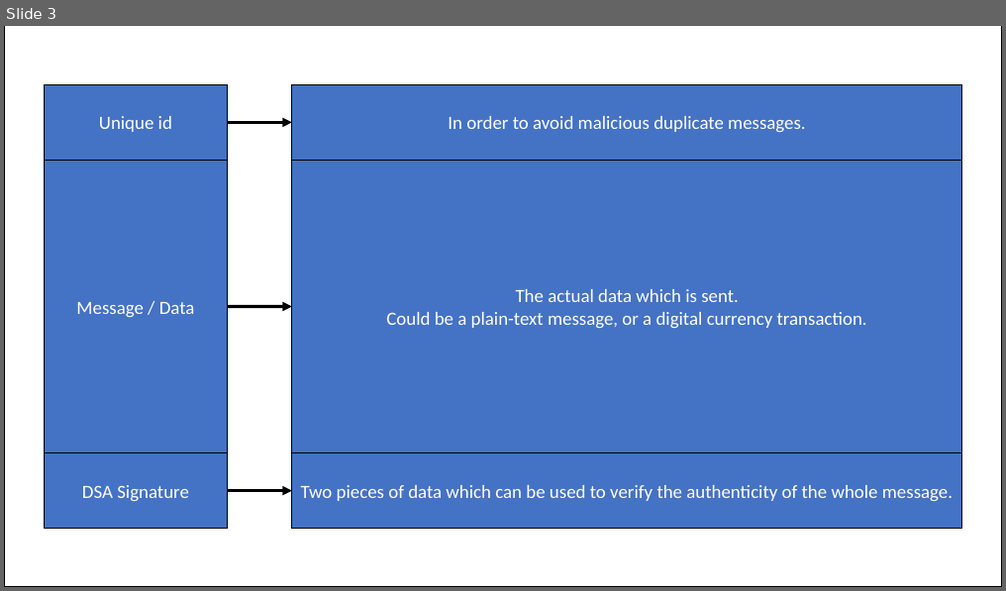
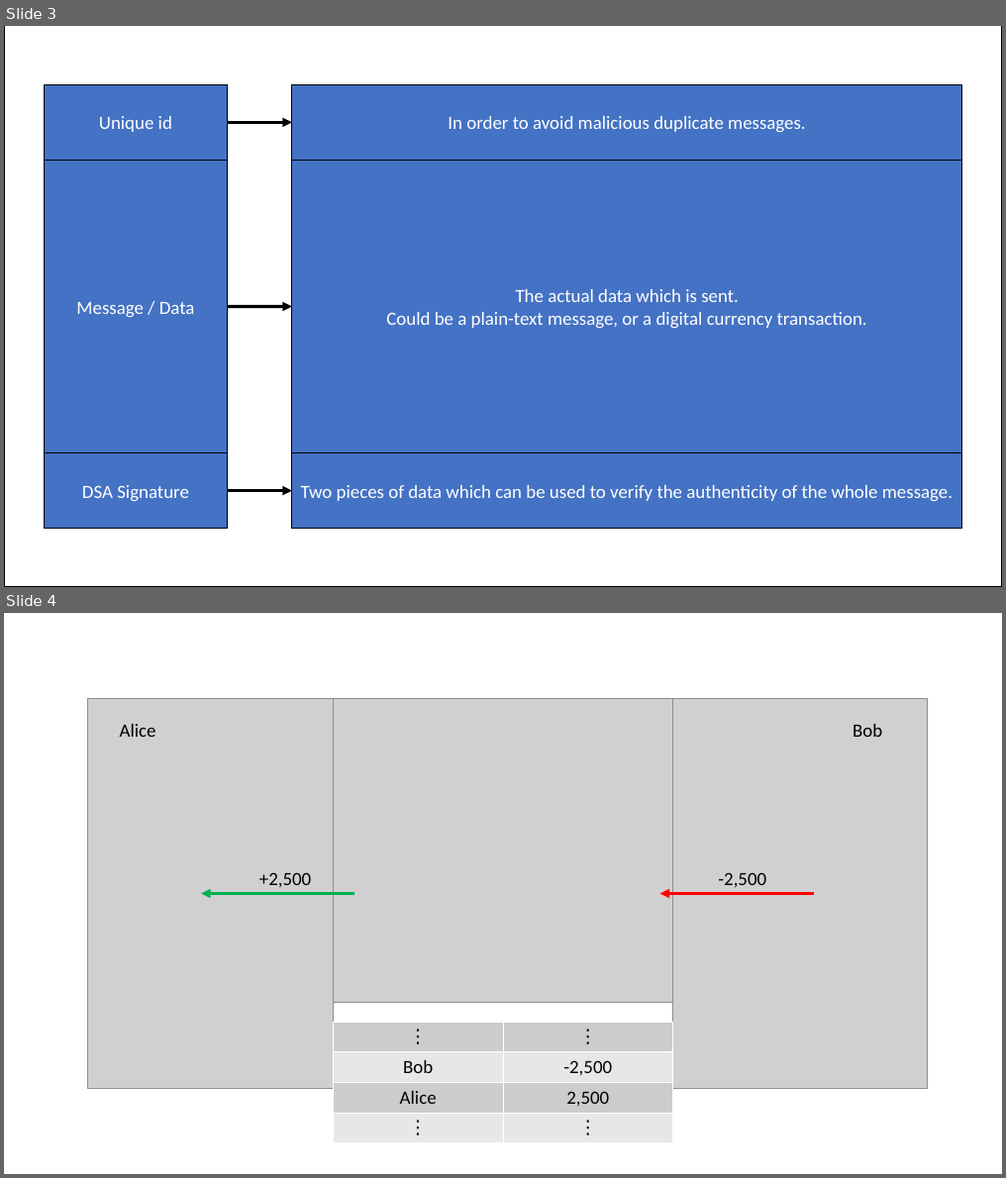
Before and after one commit to Michael-K-Stein/GreenCoin, a slide deck: Thesis/Images/Graphics.pptx. Shown one above the other, each under a label of ours: slide 3 before the commit, slides 3 and 4 after it. The pictures are 1006x591 and 1006x1178 pixels, drawn with LibreOffice and Linux fonts; fonts in the diff are those of the drawing; grey boxes stand for pictures. Boxes give left, top, right and bottom in pixels: in the first picture for what was removed or moved away, otherwise in the second. Text is boxed around its words. In the diff, an @@ line names an element or a change of style, - is before the commit and + after.

```diff
--- a/Thesis/Images/Graphics.pptx
+++ b/Thesis/Images/Graphics.pptx
@@ slide 4 added at box(4, 613, 1002, 1174), background #FFFFFF @@
@@ picture added at box(88, 699, 334, 1089) @@
@@ picture added at box(334, 699, 673, 1003) @@
@@ picture added at box(673, 699, 928, 1089) @@
@@ text added at box(120, 724, 156, 737), 18 pt, text #000000 @@
+Alice
@@ text added at box(852, 724, 882, 737), 18 pt, text #000000 @@
+Bob
@@ text added at box(259, 872, 311, 887), 18 pt, text #000000 @@
++2,500
@@ text added at box(718, 872, 766, 887), 18 pt, text #000000 @@
+-2,500
@@ arrow added from (355, 894) to (202, 894), #00B050 3 pt @@
@@ arrow added from (814, 894) to (660, 894), #FF0000 3 pt @@
@@ table added at box(334, 1022, 673, 1143), 4 rows, 2 columns @@
+⋮ | ⋮
+Bob | -2,500
+Alice | 2,500
+⋮ | ⋮
```
Also in this commit, not shown: 2 other slides added, 9 other files.
